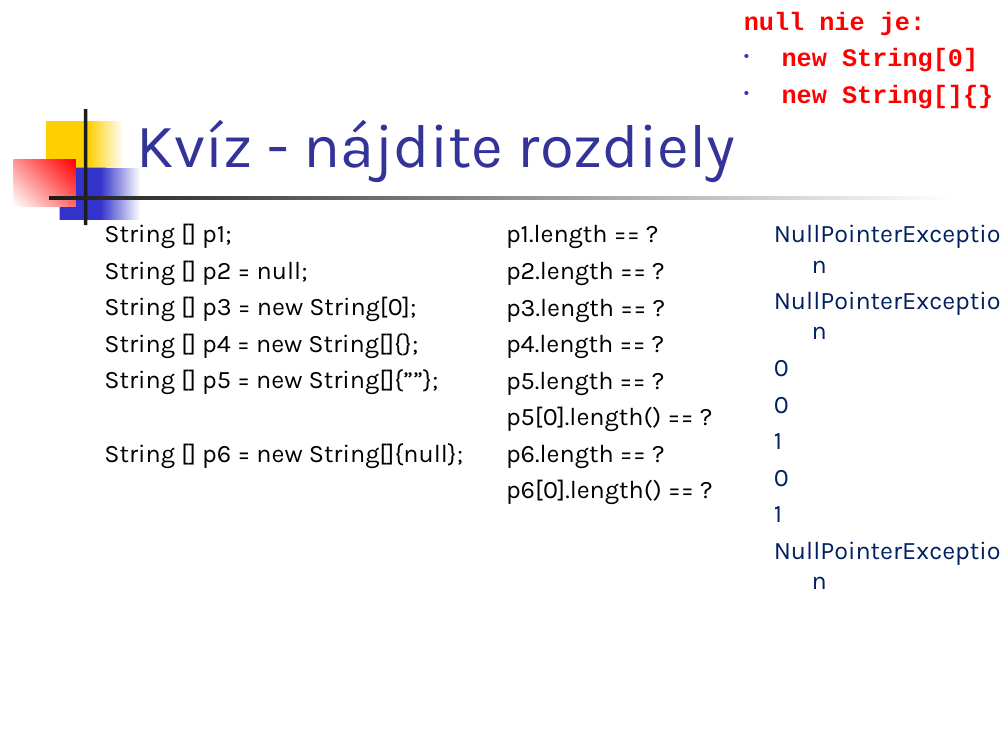
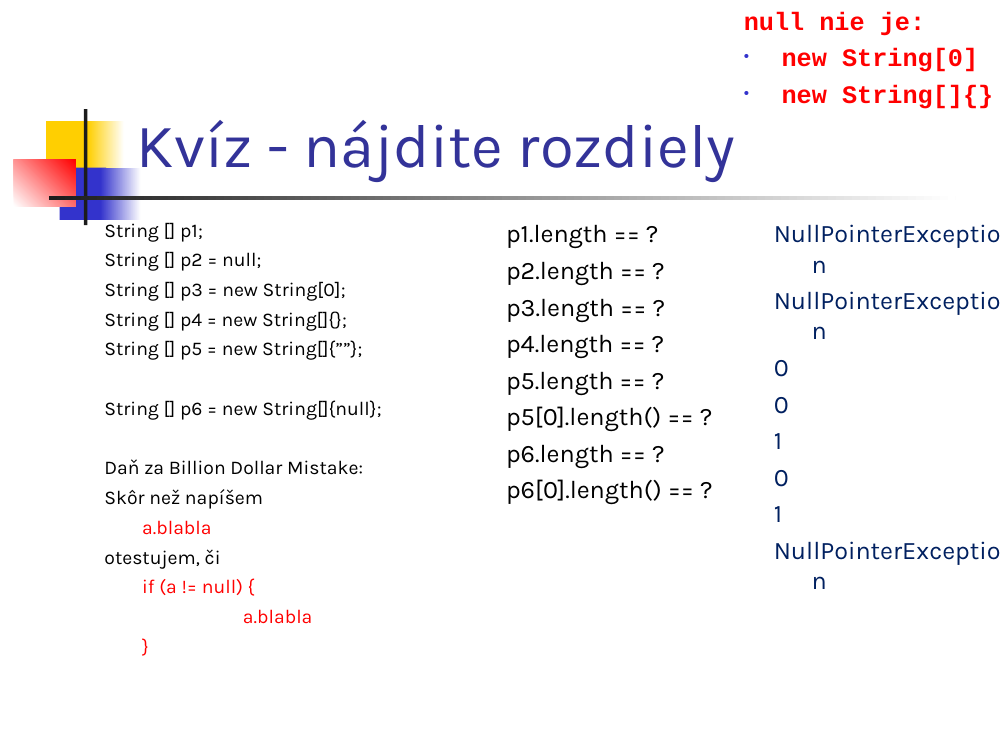
Before and after one commit to Programovanie4/Prednasky, a slide deck: slide 37 of 02/02_java.ppt. Drawn at 1008x756 pixels with LibreOffice and Linux fonts; fonts in the diff are those of the drawing. Boxes give left, top, right and bottom in pixels: in the first picture for what was removed or moved away, otherwise in the second. Text is boxed around its words. In the diff, an @@ line names an element or a change of style, - is before the commit and + after.

```diff
--- a/02/02_java.ppt
+++ b/02/02_java.ppt
@@ text at [104, 219, 381, 420]: size 18 to 13.9 pt in "String [] p1;", "String [] p2 = null;", "String [] p3 = new String[0];", "String [] p4 = new String[]{};" and 2 more places @@
@@ text at [104, 459, 363, 624]: paragraphs added @@
+Daň za Billion Dollar Mistake:
+Skôr než napíšem
+a.blabla
+otestujem, či
+if (a != null) {
+a.blabla
+}
```
Also in this commit, not shown: 6 other slides changed, 2 slides added, 9 other files.
